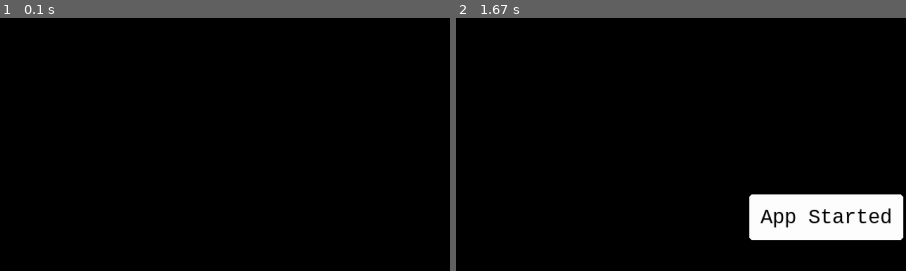
Above: before the commit, frames 1-2 (left to right).
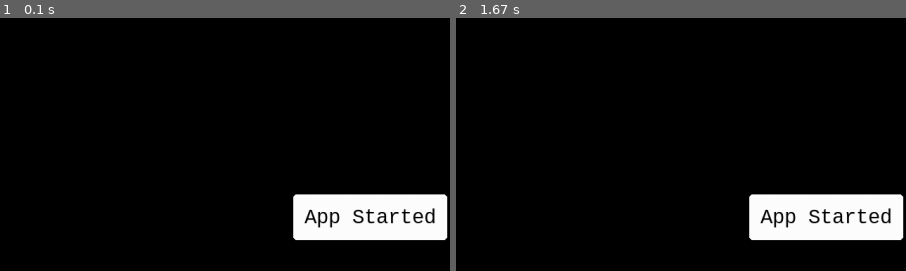
Above: after the commit, the same moments.

Repository: Sigmanificient/PyGame-KeyHook
Game: pygame game, started from main.py
Two runs of this game, one before a commit and one after it. Both use one fixed random seed, a clock stepped at 60 frames per second and the inputs below.
Inputs:
- Up to frame 1 (0.1 s): no input
- Up to frame 2 (1.67 s): no input
The pictures show only the part of the screen within x 50-100%, y 50-100%; the shares and areas given below are measured in that part.

The runs differ from the first frame. In frame 1, 6.1% of the frame differs, in the area x 65-100%, y 69-88%; in frame 2, nothing differs.

Commit message:
3 Drawing bubble prototype

Diff:
--- a/app/core.py
+++ b/app/core.py
@@ -1,6 +1,8 @@
 import pygame
 from app.transparancy import setup
 from app import ALPHA, WHITE
+
+from pynput.keyboard import Listener
 
 pygame.init()
 
@@ -25,7 +27,10 @@
 
         self.bubbles = ["App Started"]
         self.font = pygame.font.SysFont("Consolas", 32)
+
         self.refresh = pygame.USEREVENT + 1
+        self.refresh_event = pygame.event.Event(self.refresh)
+
         self.is_running = False
 
     def handle_event(self, event):
@@ -40,12 +45,17 @@
         if not len(self.bubbles):
             return
 
-        for word in self.bubbles:
-            text = self.font.render(word, True, ALPHA)
+        self.screen.fill(ALPHA)
+
+        offset = 0
+        for word in self.bubbles[-3:]:
+            text = self.font.render(str(word), True, ALPHA)
             text_rect = text.get_rect()
 
-            text_rect.right = self.screen.get_width() - 20
+            text_rect.right = self.screen.get_width() - 20 - offset
             text_rect.bottom = self.screen.get_height() - 60
+
+            offset += (text_rect.width + 40)
 
             pygame.draw.rect(
                 self.screen,
@@ -63,10 +73,16 @@
 
             pygame.display.update()
 
+    def on_press(self, key_name):
+        self.bubbles.append(key_name)
+        pygame.event.post(self.refresh_event)
+
     def run(self):
-        pygame.time.set_timer(self.refresh, 500)
+        listener = Listener(on_press=self.on_press)
+        listener.start()
+
+        pygame.event.post(self.refresh_event)
         self.is_running = True
 
         while self.is_running:
             self.handle_event(pygame.event.wait())
-            print("r")
